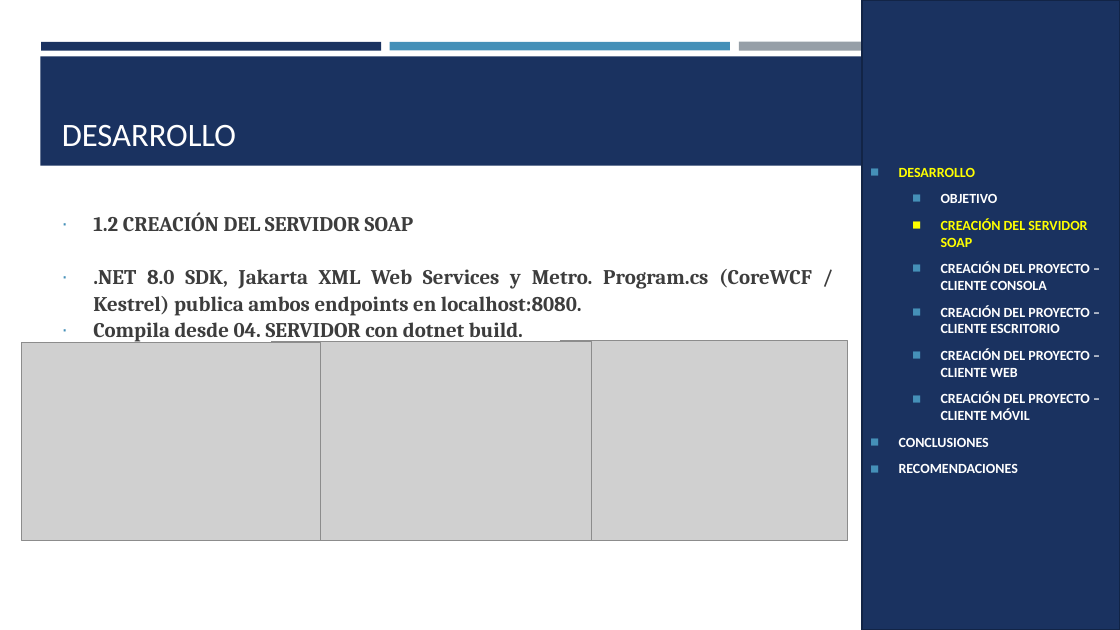
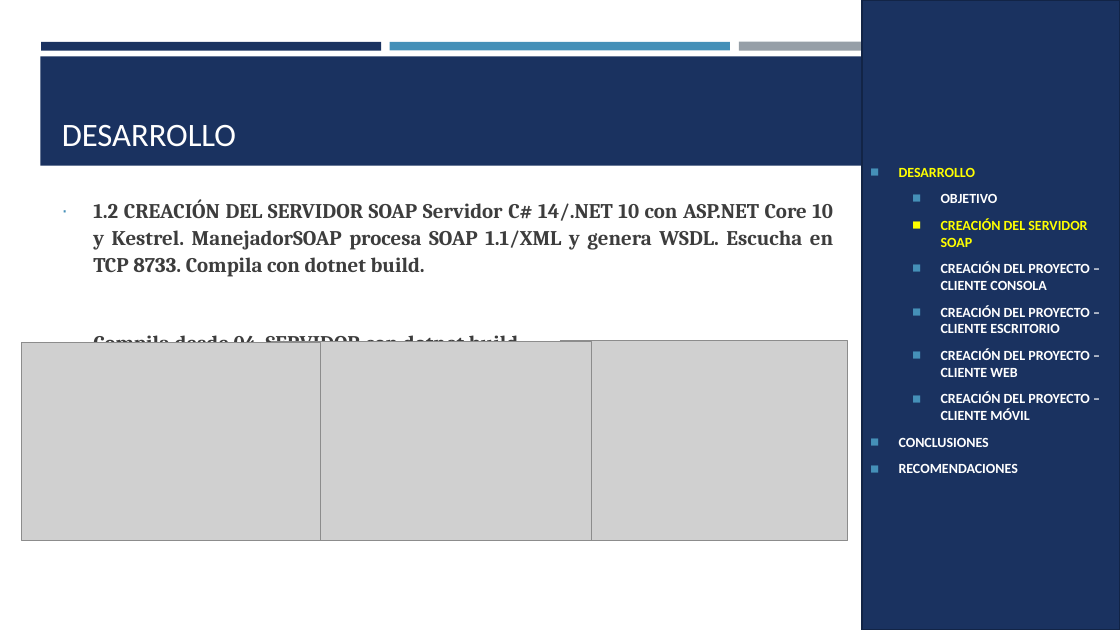
Before and after one commit to JulioViche/u1-sw-arch, a slide deck: slide 4 of TI.1.2. PAO202651_SOAP_DOTNET_SINBDD_NRC36884_GR09/05. DOCUMENTACION/CONVUNI_SOAP_DOTNET_GR09.pptx. Drawn at 1120x630 pixels with LibreOffice and Linux fonts; fonts in the diff are those of the drawing; grey boxes stand for pictures. Boxes give left, top, right and bottom in pixels: in the first picture for what was removed or moved away, otherwise in the second. Text is boxed around its words. In the diff, an @@ line names an element or a change of style, - is before the commit and + after.

Commit message:
docs(dotnet): corregir stack MAUI y servicios

```diff
--- a/TI.1.2. PAO202651_SOAP_DOTNET_SINBDD_NRC36884_GR09/05. DOCUMENTACION/CONVUNI_SOAP_DOTNET_GR09.pptx
+++ b/TI.1.2. PAO202651_SOAP_DOTNET_SINBDD_NRC36884_GR09/05. DOCUMENTACION/CONVUNI_SOAP_DOTNET_GR09.pptx
@@ text at [93, 199, 833, 277]: text changed @@
-∙ 1.2 CREACIÓN DEL SERVIDOR SOAP
-∙ .NET 8.0 SDK, Jakarta XML Web Services y Metro. Program.cs (CoreWCF / Kestrel) publica ambos endpoints en localhost:8080.
+∙ 1.2 CREACIÓN DEL SERVIDOR SOAP Servidor C# 14/.NET 10 con ASP.NET Core 10 y Kestrel. ManejadorSOAP procesa SOAP 1.1/XML y genera WSDL. Escucha en TCP 8733. Compila con dotnet build.
```
Also in this commit, not shown: 14 other slides changed, 18 other files.
